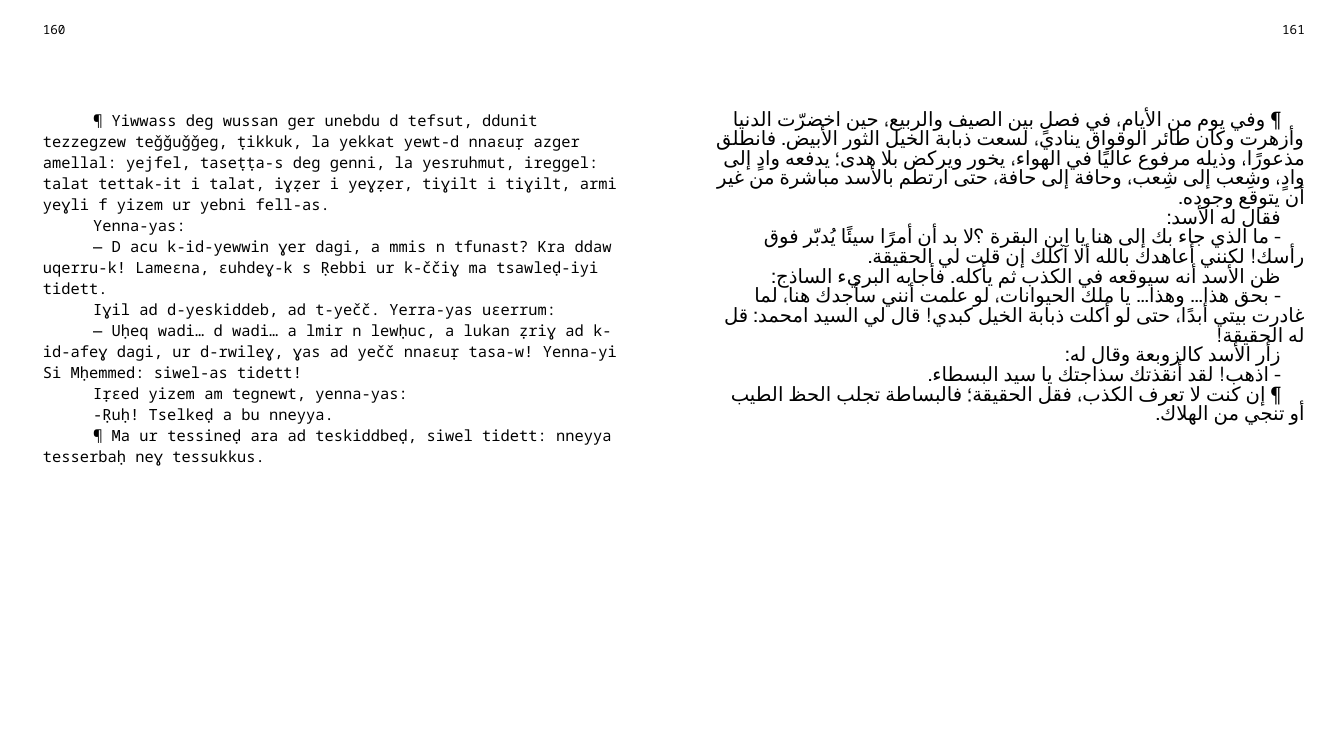
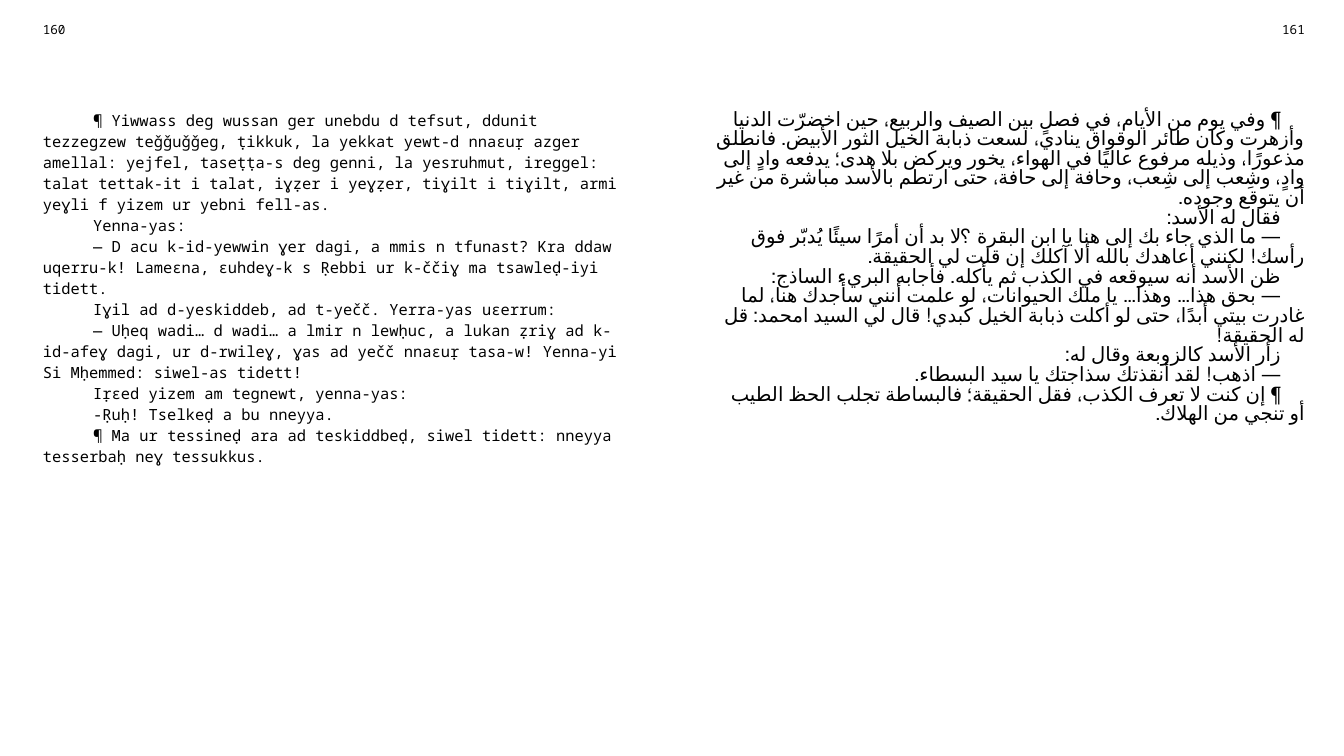
Before and after one commit to sferhah/tamacahut_n_wuccen, a slide deck: slide 79 of Uccen.ConsoleApp/Resources/pptx/uccen.arb.pptx. Drawn at 1344x756 pixels with LibreOffice and Linux fonts; fonts in the diff are those of the drawing. Boxes give left, top, right and bottom in pixels: in the first picture for what was removed or moved away, otherwise in the second. Text is boxed around its words. In the diff, an @@ line names an element or a change of style, - is before the commit and + after.

```diff
--- a/Uccen.ConsoleApp/Resources/pptx/uccen.arb.pptx
+++ b/Uccen.ConsoleApp/Resources/pptx/uccen.arb.pptx
@@ table at (32,16,1315,729) @@
-row 3, column 3: ¶ وفي يوم من الأيام، في فصلٍ بين الصيف والربيع، حين اخضرّت الدنيا وأزهرت وكان طائر الوقواق ينادي، لسعت ذبابة الخيل الثور الأبيض. فانطلق مذعورًا، وذيله مرفوع عاليًا في الهواء، يخور ويركض بلا هدى؛ يدفعه وادٍ إلى وادٍ، وشِعب إلى شِعب، وحافة إلى حافة، حتى ارتطم بالأسد مباشرة من غير أن يتوقع وجوده. / فقال له الأسد: / ‑ ما الذي جاء بك إلى هنا يا ابن البقرة؟ لا بد أن أمرًا سيئًا يُدبّر فوق رأسك! لكنني أعاهدك بالله ألا آكلك إن قلت لي الحقيقة. / ظن الأسد أنه سيوقعه في الكذب ثم يأكله. فأجابه البريء الساذج: / ‑ بحق هذا… وهذا… يا ملك الحيوانات، لو علمت أنني سأجدك هنا، لما غادرت بيتي أبدًا، حتى لو أكلت ذبابة الخيل كبدي! قال لي السيد امحمد: قل له الحقيقة! / زأر الأسد كالزوبعة وقال له: / ‑ اذهب! لقد أنقذتك سذاجتك يا سيد البسطاء. / ¶ إن كنت لا تعرف الكذب، فقل الحقيقة؛ فالبساطة تجلب الحظ الطيب أو تنجي من الهلاك.
+row 3, column 3: ¶ وفي يوم من الأيام، في فصلٍ بين الصيف والربيع، حين اخضرّت الدنيا وأزهرت وكان طائر الوقواق ينادي، لسعت ذبابة الخيل الثور الأبيض. فانطلق مذعورًا، وذيله مرفوع عاليًا في الهواء، يخور ويركض بلا هدى؛ يدفعه وادٍ إلى وادٍ، وشِعب إلى شِعب، وحافة إلى حافة، حتى ارتطم بالأسد مباشرة من غير أن يتوقع وجوده. / فقال له الأسد: / — ما الذي جاء بك إلى هنا يا ابن البقرة؟ لا بد أن أمرًا سيئًا يُدبّر فوق رأسك! لكنني أعاهدك بالله ألا آكلك إن قلت لي الحقيقة. / ظن الأسد أنه سيوقعه في الكذب ثم يأكله. فأجابه البريء الساذج: / — بحق هذا… وهذا… يا ملك الحيوانات، لو علمت أنني سأجدك هنا، لما غادرت بيتي أبدًا، حتى لو أكلت ذبابة الخيل كبدي! قال لي السيد امحمد: قل له الحقيقة! / زأر الأسد كالزوبعة وقال له: / — اذهب! لقد أنقذتك سذاجتك يا سيد البسطاء. / ¶ إن كنت لا تعرف الكذب، فقل الحقيقة؛ فالبساطة تجلب الحظ الطيب أو تنجي من الهلاك.
```
Also in this commit, not shown: 14 other slides changed, 3 other files.
